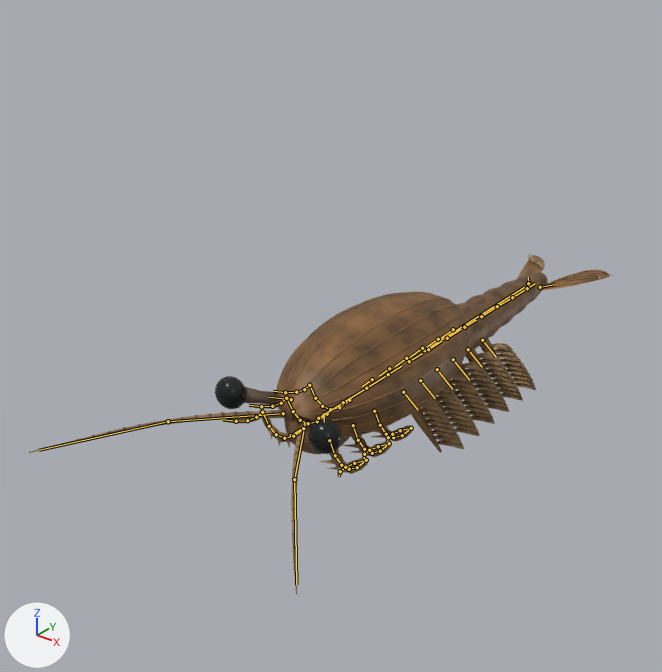
The glTF model public/assets/creatures/waptia.glb as it was, and as the next commit left it.
Both versions are drawn from a 50 mm camera at (3.57, -5.69, 3.36) aimed at (-0.26, -0.89, 0.39). Arrows for +X, +Y and +Z are at lower left; the lights stay in place. The first picture is the older version. Both versions are drawn at frame 7 of the action 'Heavy'; the numbers are the values there. The bones that bend it are drawn over the model as lines.

The first picture shows 'waptia waptia Bristles', 'waptia waptia Cuticle', 'waptia waptia Eyes', 'waptia waptia Membrane', 'waptia waptia Sclerotized edges'.
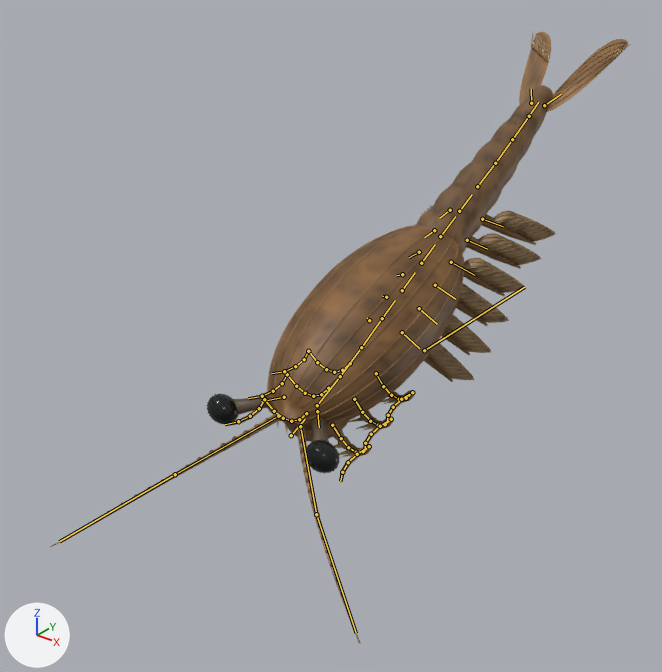
Location of each change, [x1, y1, x2, y2] in pixels of the pictures (662 x 672 px):
'waptia waptia Cuticle', posed (73% taller)
    before: [29, 272, 548, 594]
    after: [50, 85, 553, 644]
'waptia waptia Membrane', posed
    before: [418, 255, 610, 449]
    after: [415, 32, 628, 380]
'waptia waptia Sclerotized edges', posed (40% taller)
    before: [45, 292, 470, 578]
    after: [65, 225, 465, 627]
'waptia waptia Eyes', posed
    before: [214, 376, 342, 454]
    after: [207, 393, 340, 474]
'waptia waptia Bristles', posed
    before: [528, 254, 613, 279]
    after: [531, 31, 631, 62]
bone 'body', root to tip
    before: (291, 435) to (306, 426)
    after: (291, 435) to (305, 419)
bone 'antenna_1', root to tip
    before: (305, 424) to (294, 479)
    after: (300, 426) to (316, 514)
bone 'antenna_tip_1', root to tip
    before: (294, 479) to (296, 584)
    after: (316, 514) to (356, 633)
bone 'antenna_-1', root to tip
    before: (283, 413) to (168, 421)
    after: (278, 416) to (175, 474)
bone 'antenna_tip_-1', root to tip
    before: (168, 421) to (39, 450)
    after: (175, 474) to (59, 541)
bone 'eye_1', root to tip
    before: (324, 414) to (324, 422)
    after: (317, 411) to (319, 427)
bone 'eye_-1', root to tip
    before: (291, 399) to (269, 397)
    after: (284, 397) to (261, 401)
bone 'segment_00', root to tip
    before: (318, 418) to (343, 402)
    after: (317, 405) to (340, 376)
bone 'segment_01', root to tip
    before: (343, 402) to (366, 388)
    after: (340, 376) to (361, 347)
bone 'segment_02', root to tip
    before: (366, 388) to (388, 374)
    after: (361, 347) to (382, 318)
bone 'segment_03', root to tip
    before: (388, 374) to (401, 366)
    after: (382, 318) to (395, 300)
bone 'segment_10', root to tip
    before: (512, 297) to (527, 288)
    after: (512, 139) to (529, 116)
bone 'segment_11', root to tip
    before: (527, 288) to (535, 283)
    after: (529, 116) to (538, 102)
bone 'tail_1', root to tip
    before: (540, 287) to (554, 284)
    after: (544, 105) to (561, 94)
bone 'tail_-1', root to tip
    before: (528, 283) to (528, 277)
    after: (531, 103) to (531, 89)
bone 'swimmer_1_4', root to tip
    before: (468, 349) to (482, 367)
    after: (467, 240) to (487, 249)
bone 'swimmer_1_5', root to tip
    before: (482, 340) to (496, 357)
    after: (482, 219) to (503, 226)
bone 'swimmer_-1_4', root to tip
    before: (438, 339) to (426, 347)
    after: (434, 230) to (424, 237)
bone 'swimmer_-1_5', root to tip
    before: (453, 329) to (441, 338)
    after: (450, 210) to (439, 218)
bone 'swimmer_1_3', root to tip
    before: (453, 359) to (469, 380)
    after: (451, 262) to (474, 275)
bone 'swimmer_-1_3', root to tip
    before: (422, 348) to (409, 357)
    after: (419, 252) to (409, 257)
bone 'swimmer_1_2', root to tip
    before: (437, 369) to (452, 389)
    after: (435, 285) to (455, 299)
bone 'swimmer_-1_2', root to tip
    before: (406, 358) to (395, 366)
    after: (402, 274) to (396, 275)
bone 'swimmer_1_1', root to tip
    before: (420, 380) to (435, 398)
    after: (419, 308) to (437, 324)
bone 'swimmer_-1_1', root to tip
    before: (389, 368) to (379, 376)
    after: (386, 297) to (382, 296)
bone 'swimmer_1_0', root to tip
    before: (403, 392) to (418, 410)
    after: (402, 332) to (419, 348)
bone 'swimmer_-1_0', root to tip
    before: (372, 379) to (362, 386)
    after: (369, 320) to (367, 318)

The edits, one by one:
Bone 'body' (bone_body) turns from (0, 2, 0) to (22, 2, 0) degrees about its own x, y and z.
Bone 'antenna_1' (bone_antenna_1) turns from (-2, 0, 4) to (-9, 1, 13) degrees about its own x, y and z.
Bone 'antenna_tip_1' (bone_antenna_tip_1) turns from (2, 0, -1) to (8, -1, -4) degrees about its own x, y and z.
Bone 'antenna_-1' (bone_antenna__1) turns from (2, 0, 4) to (9, -1, 13) degrees about its own x, y and z.
Bone 'antenna_tip_-1' (bone_antenna_tip__1) turns from (2, 0, 1) to (8, 1, 4) degrees about its own x, y and z.
Bone 'eye_1' (bone_eye_1) turns from (0, 1, -3) to (-7, 1, -4) degrees about its own x, y and z.
Bone 'eye_-1' (bone_eye__1) turns from (0, -1, 3) to (-7, -1, 4) degrees about its own x, y and z.
Bone 'segment_00' (bone_segment_00) turns from (0, 0, 0) to (4, 0, 0) degrees about its own x, y and z.
Bone 'segment_01' (bone_segment_01) turns from (0, 0, 0) to (3, 0, 0) degrees about its own x, y and z.
Bone 'segment_02' (bone_segment_02) turns from (0, 0, 0) to (2, 0, 0) degrees about its own x, y and z.
Bone 'segment_03' (bone_segment_03) turns from (0, 0, 0) to (1, 0, 0) degrees about its own x, y and z.
Bone 'segment_10' (bone_segment_10) turns from (0, 0, 0) to (1, 0, 0) degrees about its own x, y and z.
Bone 'segment_11' (bone_segment_11) turns from (0, 0, 0) to (2, -1, 0) degrees about its own x, y and z.
Bone 'tail_1' (bone_tail_1) turns from (0, 0, 0) to (3, 0, 0) degrees about its own x, y and z.
Bone 'tail_-1' (bone_tail__1) turns from (0, 0, 0) to (3, 0, 0) degrees about its own x, y and z.
Bone 'swimmer_1_4' (bone_swimmer_1_4) turns from (0, 0, 0) to (6, -3, 8) degrees about its own x, y and z.
Bone 'swimmer_1_5' (bone_swimmer_1_5) turns from (1, 0, 1) to (9, -4, 9) degrees about its own x, y and z.
Bone 'swimmer_-1_4' (bone_swimmer__1_4) turns from (0, 0, 0) to (-7, -2, 9) degrees about its own x, y and z.
Bone 'swimmer_-1_5' (bone_swimmer__1_5) turns from (-1, 0, 1) to (-9, -2, 10) degrees about its own x, y and z.
Bone 'swimmer_1_3' (bone_swimmer_1_3) turns from (0, 0, 0) to (2, -1, 4) degrees about its own x, y and z.
Bone 'swimmer_-1_3' (bone_swimmer__1_3) turns from (0, 0, 0) to (-2, -1, 4) degrees about its own x, y and z.
Bone 'swimmer_1_2' (bone_swimmer_1_2) turns from (0, 0, 0) to (-4, 1, -1) degrees about its own x, y and z.
Bone 'swimmer_-1_2' (bone_swimmer__1_2) turns from (0, 0, 0) to (4, 1, -1) degrees about its own x, y and z.
Bone 'swimmer_1_1' (bone_swimmer_1_1) turns from (-1, 0, -1) to (-9, 2, -6) degrees about its own x, y and z.
Bone 'swimmer_-1_1' (bone_swimmer__1_1) turns from (1, 0, -1) to (8, 3, -5) degrees about its own x, y and z.
Bone 'swimmer_1_0' (bone_swimmer_1_0) turns from (-1, 0, -1) to (-10, 3, -8) degrees about its own x, y and z.
Bone 'swimmer_-1_0' (bone_swimmer__1_0) turns from (1, 0, -1) to (10, 4, -7) degrees about its own x, y and z.
